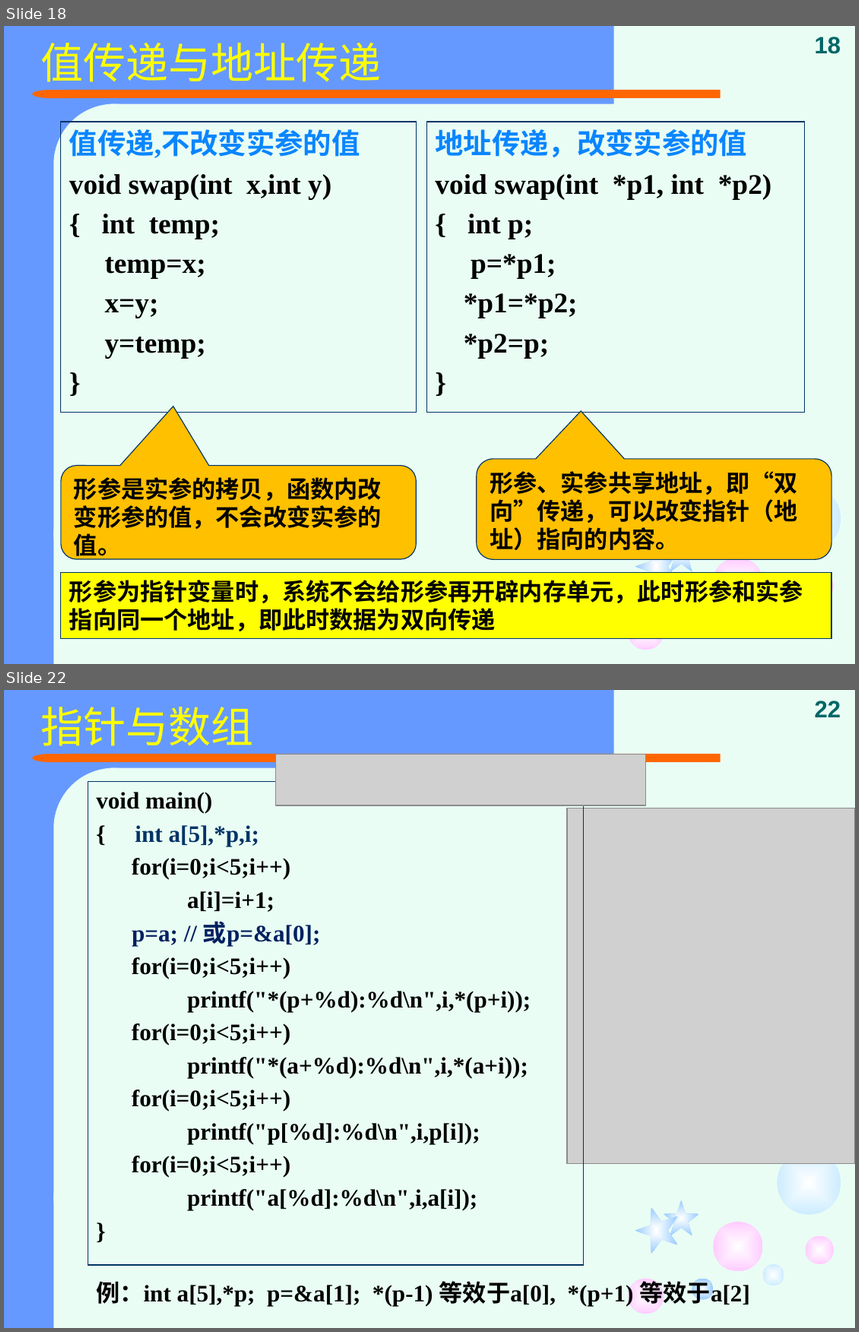
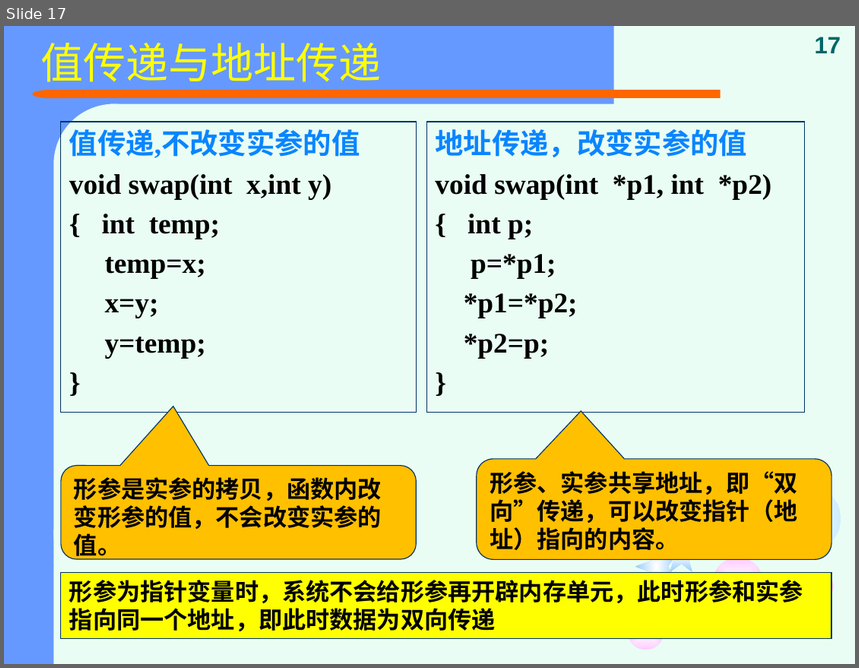
Before and after one commit to jtrfid/C-Repositories, a slide deck: 2015备课/课件/复习.pptx. Shown one above the other, each under a label of ours: slides 18 and 22 before the commit, slide 17 after it; the slides between them are not shown. The pictures are 859x1332 and 859x668 pixels, drawn with LibreOffice and Linux fonts; fonts in the diff are those of the drawing; grey boxes stand for pictures. Boxes give left, top, right and bottom in pixels: in the first picture for what was removed or moved away, otherwise in the second. Text is boxed around its words. In the diff, an @@ line names an element or a change of style, - is before the commit and + after.

```diff
--- a/2015备课/课件/复习.pptx
+++ b/2015备课/课件/复习.pptx
@@ slide 22 removed at [4,690,855,1328], background #E9FDF4; not listed: 12 template elements that a slide beside it also shows @@
@@ title removed at [41,707,254,746] @@
-指针与数组
@@ page number removed at [815,701,842,717] @@
-22
@@ picture removed at [275,755,645,806] @@
@@ rectangle removed at [88,781,584,1265] @@
-void main()
-{ int a[5],*p,i;
-for(i=0;i<5;i++)
-a[i]=i+1;
-p=a; // 或p=&a[0];
-for(i=0;i<5;i++)
-printf("*(p+%d):%d\n",i,*(p+i));
-for(i=0;i<5;i++)
-printf("*(a+%d):%d\n",i,*(a+i));
-for(i=0;i<5;i++)
-printf("p[%d]:%d\n",i,p[i]);
-for(i=0;i<5;i++)
-printf("a[%d]:%d\n",i,a[i]);
-}
@@ picture removed at [567,809,855,1164] @@
@@ text removed at [96,1279,750,1306] @@
-例：int a[5],*p; p=&a[1]; *(p-1) 等效于a[0], *(p+1) 等效于a[2]
@@ ellipse removed at [692,1279,713,1300] @@
@@ ellipse removed at [763,1265,785,1286] @@
@@ what was slide 18 is now slide 17 @@
@@ page number at [815,37,842,53]: text changed @@
-18
+17
```
Also in this commit, not shown: 11 slides changed, 7 other slides removed.
